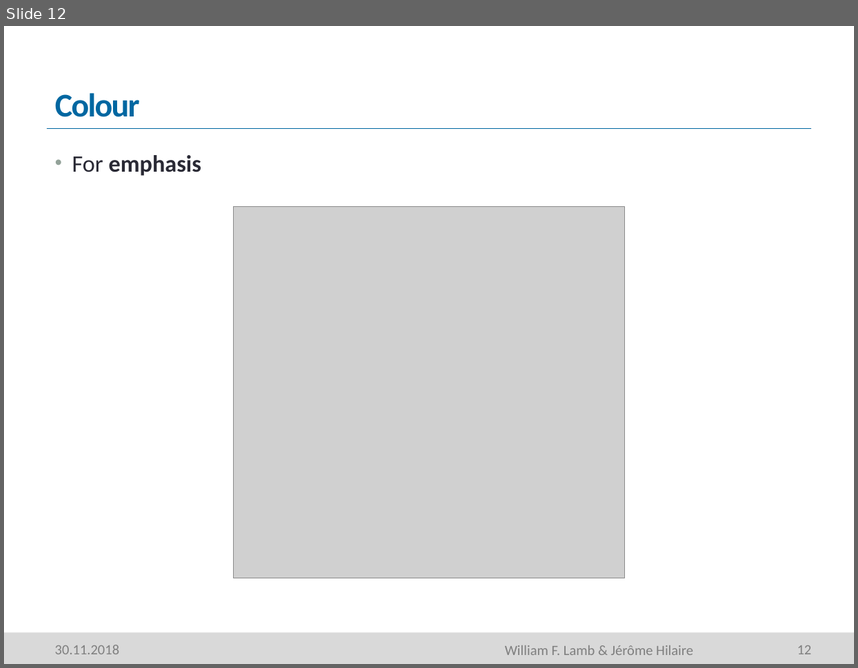
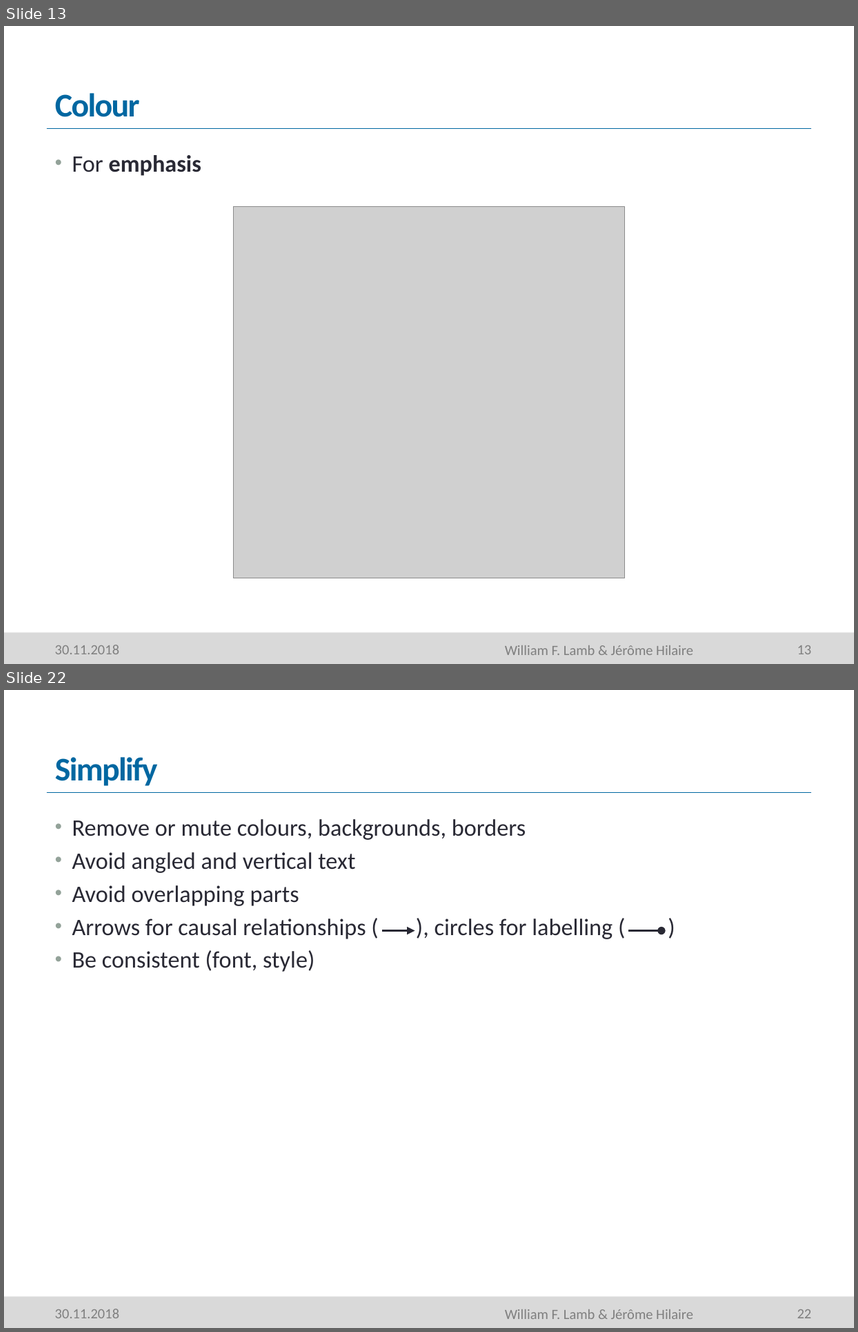
Before and after one commit to mcc-apsis/figures, a slide deck: Resources/Seminar part 1.pptm. Shown one above the other, each under a label of ours: slide 12 before the commit, slides 13 and 22 after it; the slides between them are not shown. The pictures are 858x668 and 858x1332 pixels, drawn with LibreOffice and Linux fonts; fonts in the diff are those of the drawing; grey boxes stand for pictures; background and template pictures are left out. Boxes give left, top, right and bottom in pixels: in the first picture for what was removed or moved away, otherwise in the second. Text is boxed around its words. In the diff, an @@ line names an element or a change of style, - is before the commit and + after.

```diff
--- a/Resources/Seminar part 1.pptm
+++ b/Resources/Seminar part 1.pptm
@@ slide 22 added at [4, 690, 854, 1328], background #FFFFFF; not listed: 5 template elements that a slide beside it also shows @@
@@ title added at [55, 757, 158, 786], 28 pt, text #0067A1, bold @@
+Simplify
@@ text added at [72, 819, 613, 972], 20 pt, text #292934 @@
+• Remove or mute colours, backgrounds, borders
+• Avoid angled and vertical text
+• Avoid overlapping parts
+• Arrows for causal relationships ( ), circles for labelling ( )
+• Be consistent (font, style)
@@ arrow added from (382, 931) to (415, 931), #292934 2.25 pt @@
@@ arrow added from (629, 931) to (661, 931), #292934 2.25 pt @@
@@ what was slide 12 is now slide 13 @@
@@ page number at [797, 645, 812, 654]: text changed @@
-12
+13
```
Also in this commit, not shown: 13 slides changed, 8 other slides added, 1 slide removed, 5 other files.
